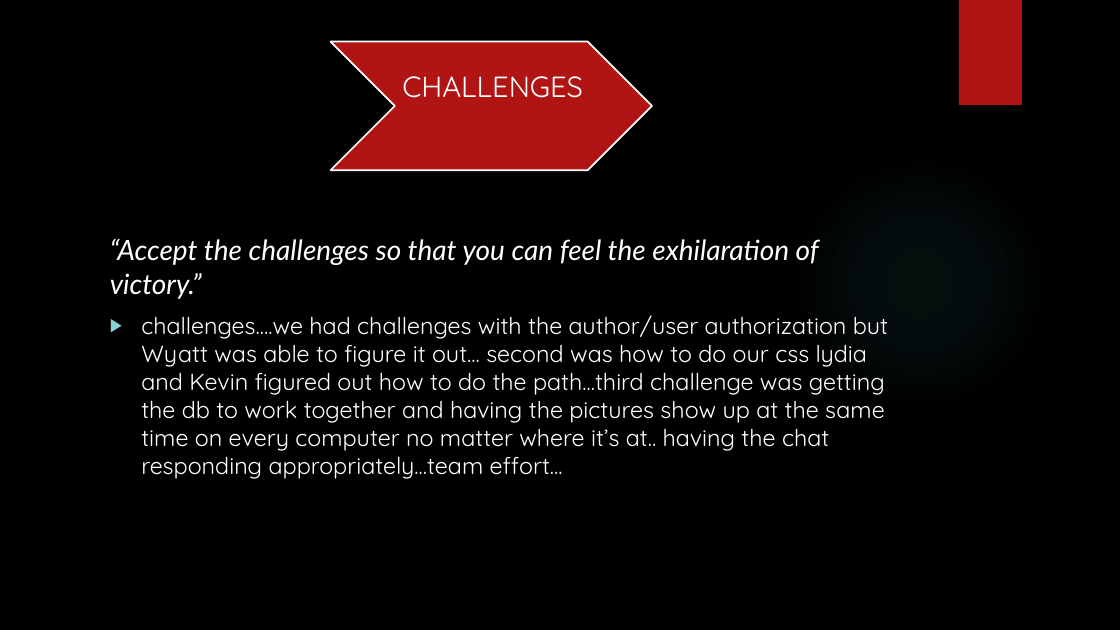
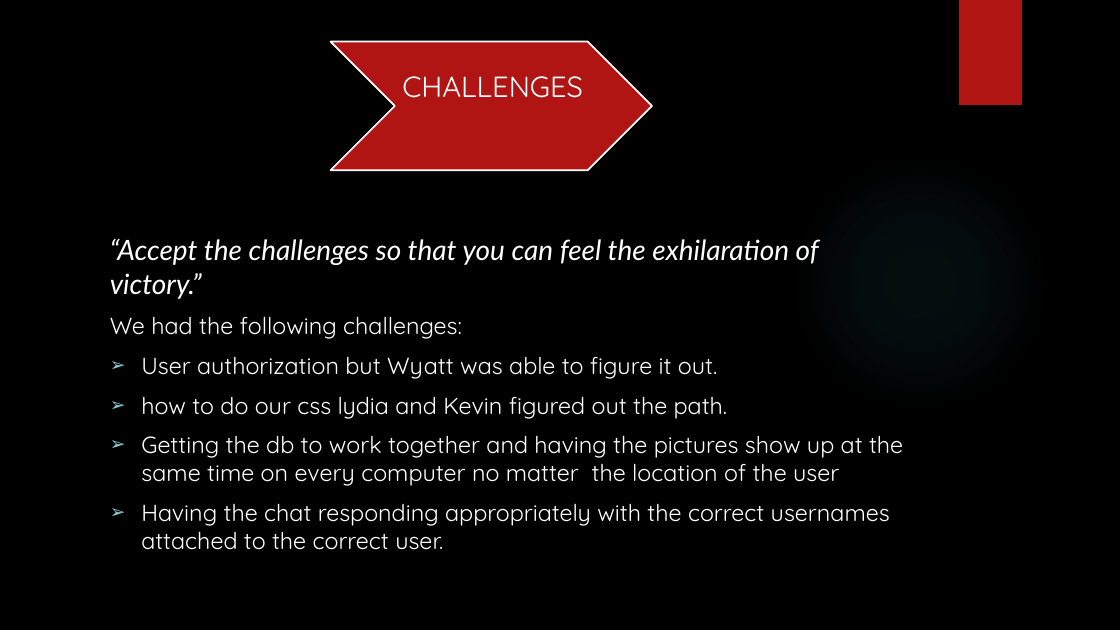
Before and after one commit to alanwagner101/PicCycler, a slide deck: slide 6 of Project2.pptx (slide 5 before the commit). Drawn at 1120x630 pixels with LibreOffice and Linux fonts; fonts in the diff are those of the drawing; background and template pictures are left out. Boxes give left, top, right and bottom in pixels: in the first picture for what was removed or moved away, otherwise in the second. Text is boxed around its words. In the diff, an @@ line names an element or a change of style, - is before the commit and + after.

```diff
--- a/Project2.pptx
+++ b/Project2.pptx
@@ text at bbox=[110, 316, 903, 550]: text changed @@
-▶ challenges....we had challenges with the author/user authorization but Wyatt was able to figure it out... second was how to do our css lydia and Kevin figured out how to do the path...third challenge was getting the db to work together and having the pictures show up at the same time on every computer no matter where it’s at.. having the chat responding appropriately...team effort...
+We had the following challenges:
+➢ User authorization but Wyatt was able to figure it out.
+➢ how to do our css lydia and Kevin figured out the path.
+➢ Getting the db to work together and having the pictures show up at the same time on every computer no matter the location of the user
+➢ Having the chat responding appropriately with the correct usernames attached to the correct user.
```
Also in this commit, not shown: 5 other slides changed, 1 slide added, 1 slide removed, 1 other file.
